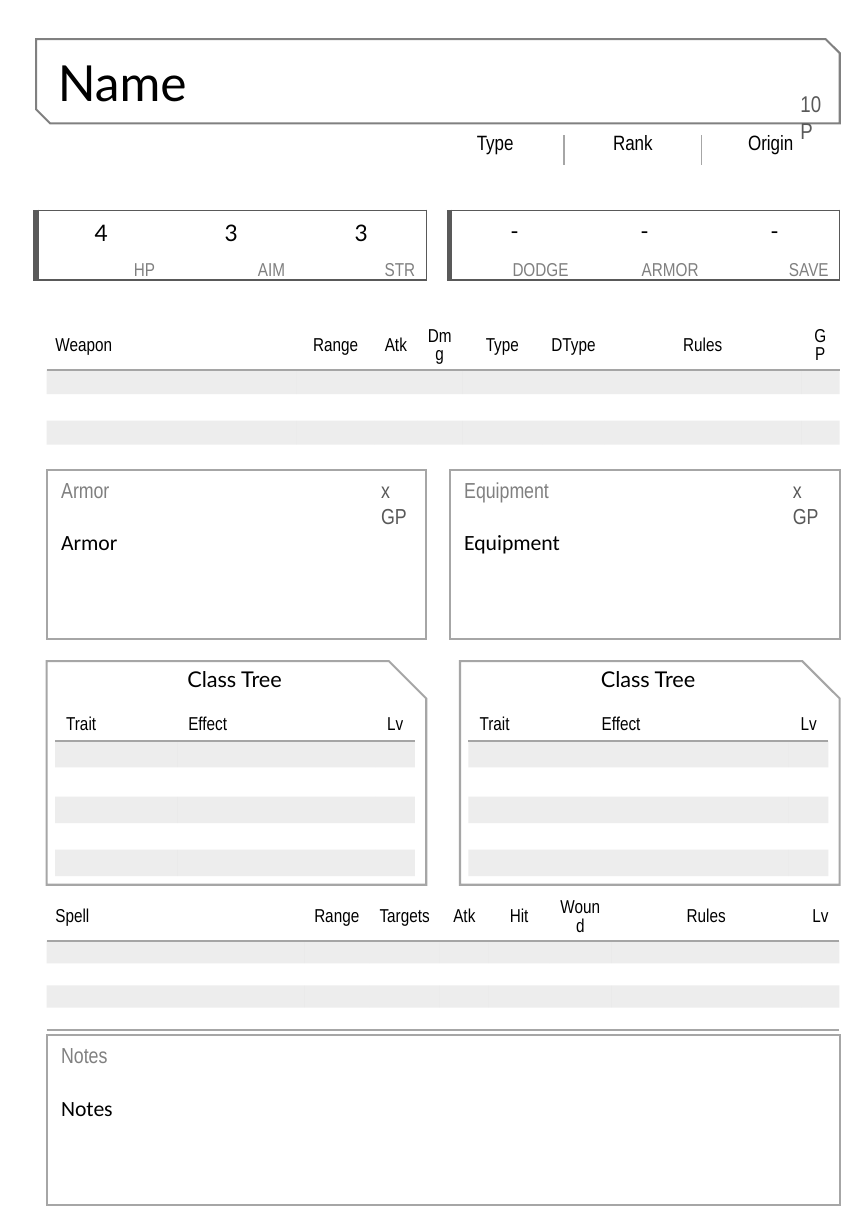
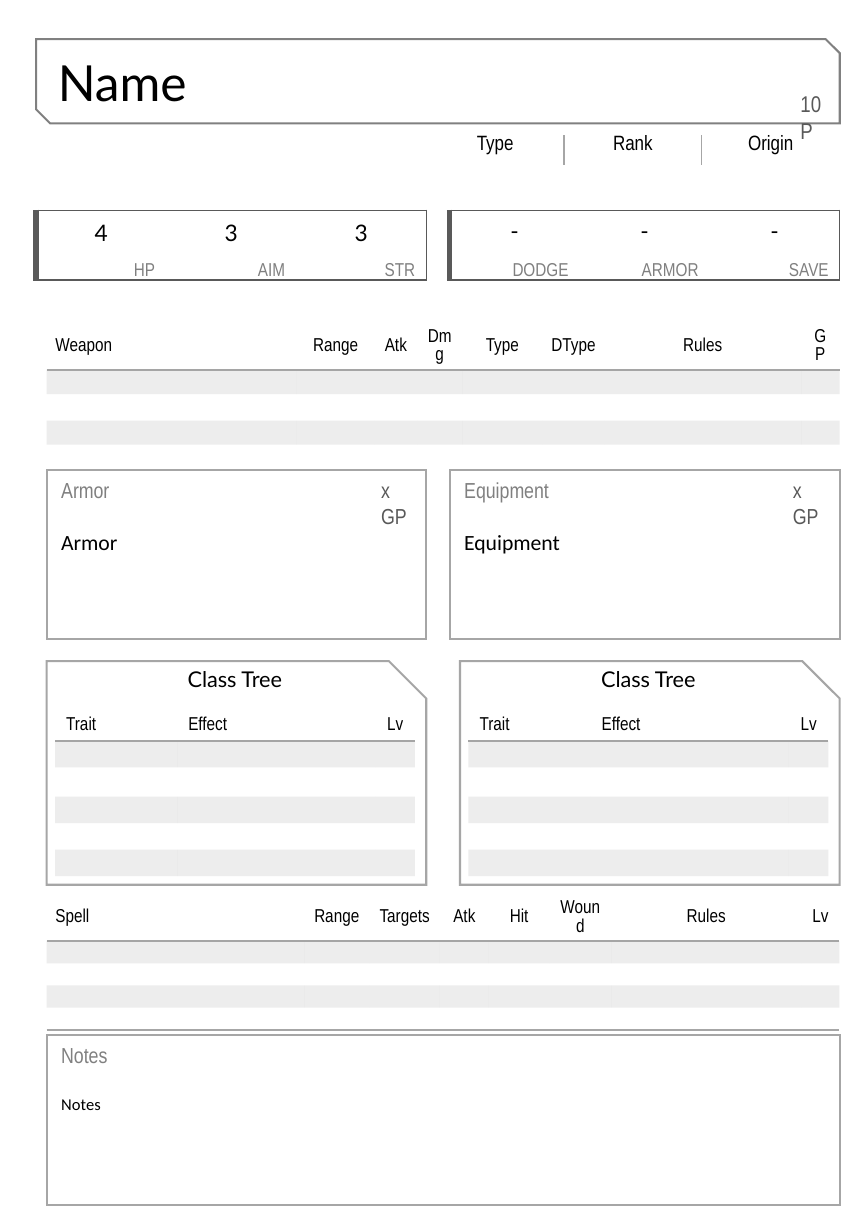
Before and after one commit to BSchwalb/Inquisition, a slide deck: slide 1 of Characters/Character Sheet Template Magic Multiclass.pptx. Drawn at 868x1232 pixels with LibreOffice and Linux fonts; fonts in the diff are those of the drawing. Boxes give left, top, right and bottom in pixels: in the first picture for what was removed or moved away, otherwise in the second. Text is boxed around its words. In the diff, an @@ line names an element or a change of style, - is before the commit and + after.

```diff
--- a/Characters/Character Sheet Template Magic Multiclass.pptx
+++ b/Characters/Character Sheet Template Magic Multiclass.pptx
@@ text in rectangle at (61,1099,101,1110): size 10.5 to 8 pt in "Notes" @@
```
Also in this commit, not shown: 8 other files.
